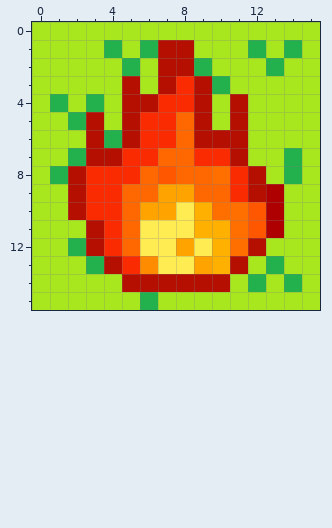
Two states of a pixel-art sprite, src/main/java/com/example/rpg/res/textures/flame.png. Above, as it was before the edit.
The file is 64x64 pixels, drawn in blocks of 4x4; one block is one cell here. Colours within 5 levels of each other are drawn and written as one.
After:
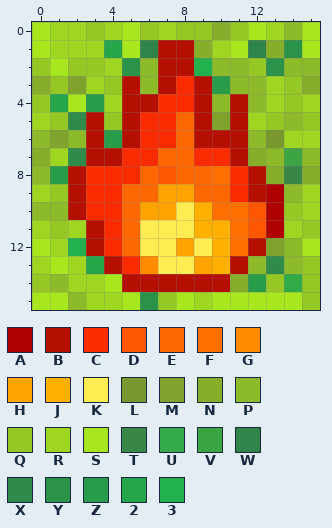
Palette (. is transparent): A #ae0000  B #b40f00  C #fa2b00  D #ff5600  E #ff6700  F #ff6f00  G #ff8b00  H #ffa300  J #ffb000  K #ffec52  L #79992f  M #7fa32d  N #86ae2b  P #8dba28  Q #95c725  R #9ed621  S #a8e61d  T #398747  U #32aa47  V #3da443  W #318449  X #2f8b49  Y #2b9349  Z #299c4a  2 #26a64b  3 #22b14c
The edit:
Colour 2 replaces colour 3 in row 1 at x 4; in row 4 at x 1; in row 13 at x 3.
Colour L replaces colour S in row 6 at x 13.
Colour M replaces colour S in row 3 at x 2; in row 5 at x 10; in row 6 at x 1; in row 12 at x 13.
Colour N replaces colour S in row 0 at x 10; in row 1 at x 9 and 13; in row 3 at x 0 and 15; in row 7 at x 0 and 12; in row 8 at x 13 and 15; in row 14 at x 11.
Colour P replaces colour S in row 0 at x 14; in row 2 at x 6, 10 to 11 and 14 to 15; in row 3 at x 6 and 11 to 12; in row 4 at x 10 and 12; in row 5 at x 14; in row 6 at x 0, 2 and 12.
Colour P replaces colour S in row 7 at x 13 and 15; in row 8 at x 0; in row 9 at x 14; in row 10 at x 0 to 1; in row 12 at x 14; in row 13 at x 12 and 14.
Colour P replaces colour S in row 14 at x 1; in row 15 at x 2.
Colour Q replaces colour S in row 0 at x 3, 6, 8 to 9 and 11; in row 2 at x 0, 2 to 3 and 12; in row 3 at x 1, 4 and 14; in row 4 at x 0 and 14; in row 5 at x 1, 4, 13 and 15; in row 9 at x 1.
Colour Q replaces colour S in row 10 at x 14; in row 11 at x 1 and 15; in row 13 at x 15; in row 14 at x 0, 13 and 15; in row 15 at x 7 and 15.
Colour R replaces colour S in row 0 at x 1 to 2, 4, 7 and 13; in row 1 at x 1 to 3 and 10; in row 2 at x 4; in row 3 at x 3 and 13; in row 4 at x 4, 13 and 15; in row 5 at x 0 and 12.
Colour R replaces colour S in row 6 at x 14 to 15; in row 7 at x 1; in row 9 at x 0 and 15; in row 10 at x 15; in row 11 at x 0, 2 and 14; in row 12 at x 1.
Colour R replaces colour S in row 13 at x 0 and 2; in row 14 at x 2 to 3; in row 15 at x 3 to 4 and 9.
Colour T replaces colour 3 in row 8 at x 14.
Colour U replaces colour 3 in row 14 at x 14.
Colour V replaces colour 3 in row 7 at x 14.
Colour W replaces colour 3 in row 1 at x 6 and 12.
Colour X replaces colour 3 in row 5 at x 2; in row 7 at x 2; in row 13 at x 13.
Colour Y replaces colour 3 in row 1 at x 14; in row 2 at x 5 and 13; in row 15 at x 6.
Colour Z replaces colour 3 in row 3 at x 10; in row 4 at x 3; in row 6 at x 4; in row 8 at x 1; in row 14 at x 12.
Where, in picture pixels (left, top, right, bottom), the same in both pictures:
changed: (32, 22, 320, 310)
